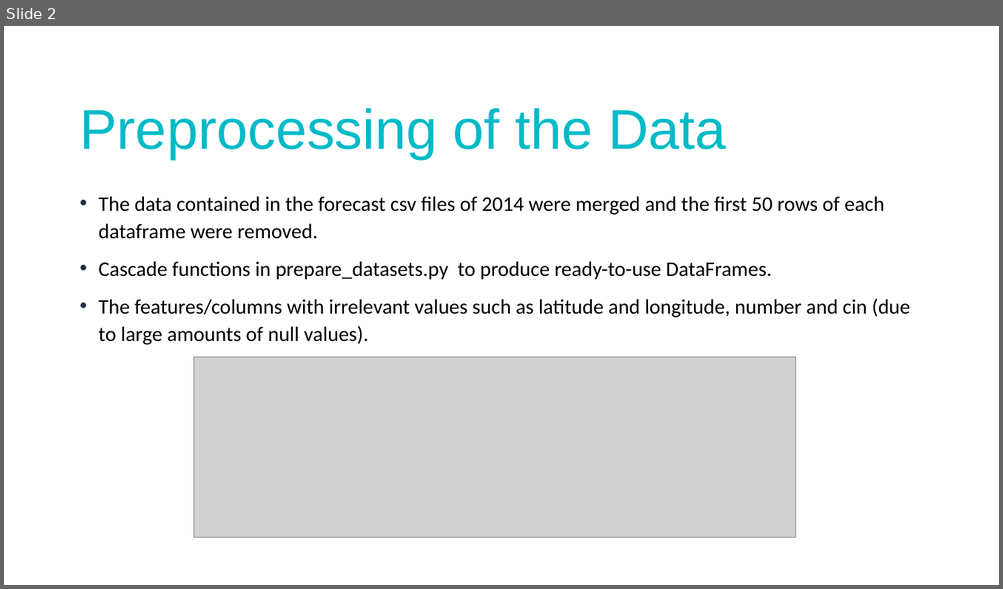
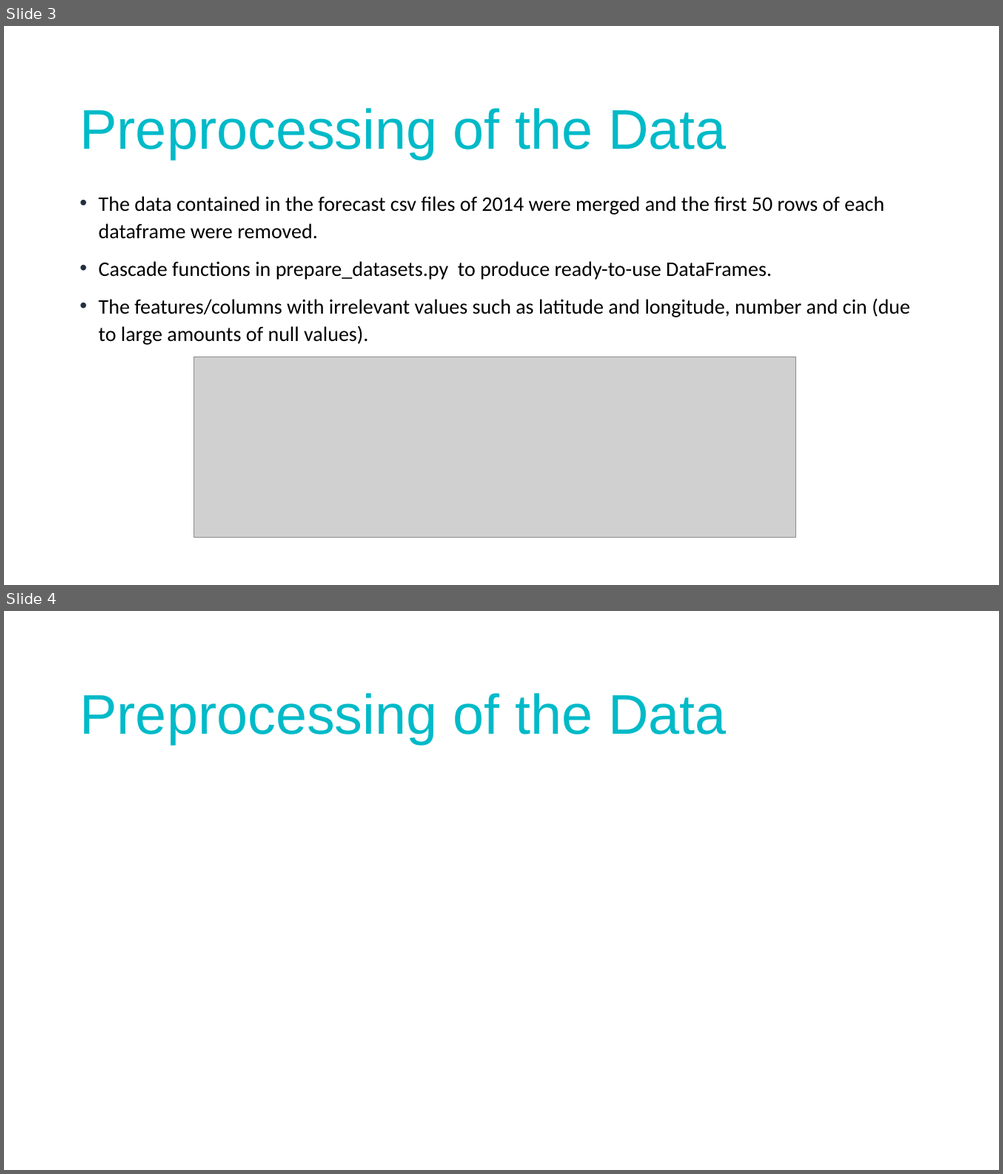
Before and after one commit to amajdalawi/TAIProject, a slide deck: Weather Forecasting Project.pptx. Shown one above the other, each under a label of ours: slide 2 before the commit, slides 3 and 4 after it. The pictures are 1003x589 and 1003x1174 pixels, drawn with LibreOffice and Linux fonts; fonts in the diff are those of the drawing; grey boxes stand for pictures. Boxes give left, top, right and bottom in pixels: in the first picture for what was removed or moved away, otherwise in the second. Text is boxed around its words. In the diff, an @@ line names an element or a change of style, - is before the commit and + after.

```diff
--- a/Weather Forecasting Project.pptx
+++ b/Weather Forecasting Project.pptx
@@ slide 4 added at box(4, 611, 999, 1170), background #FFFFFF @@
@@ title added at box(79, 693, 726, 744), 54 pt, text gradient #00BAC8 to #203040 @@
+Preprocessing of the Data
@@ what was slide 2 is now slide 3 @@
```
Also in this commit, not shown: 1 other slide added, 1 other file.
